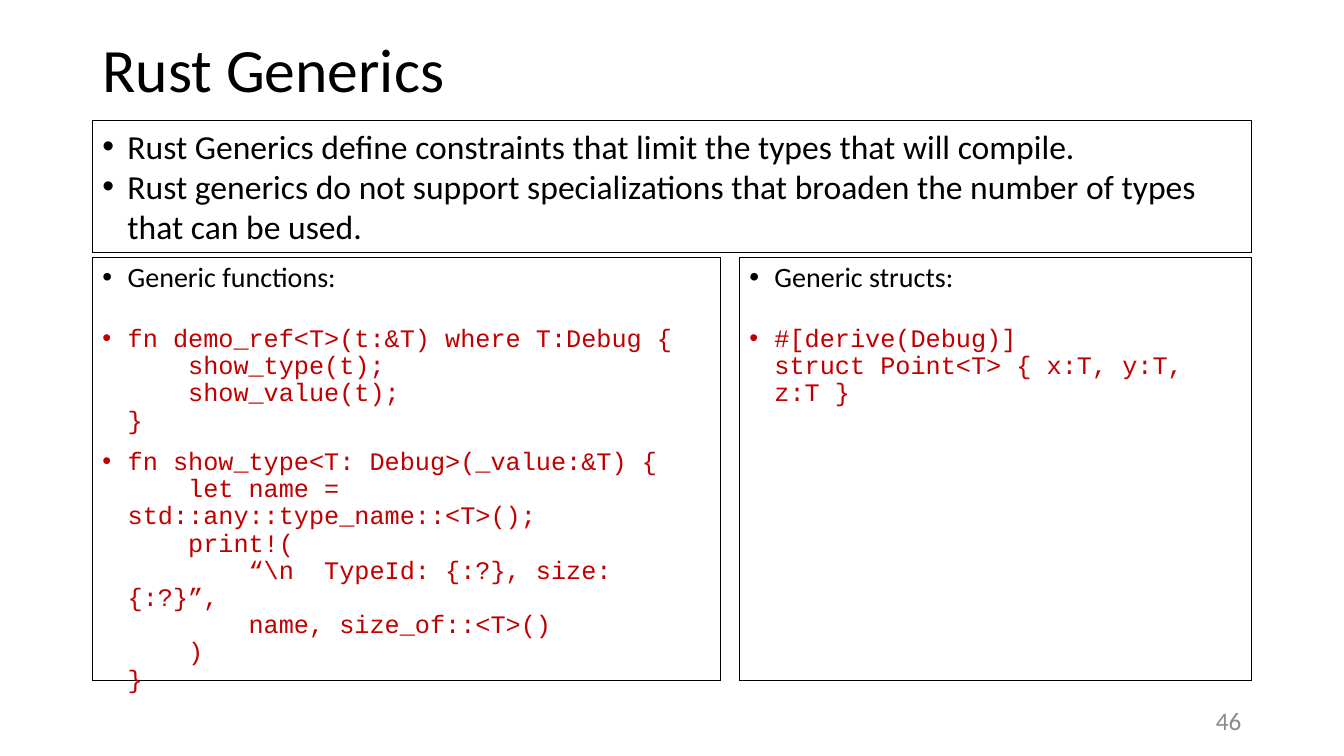
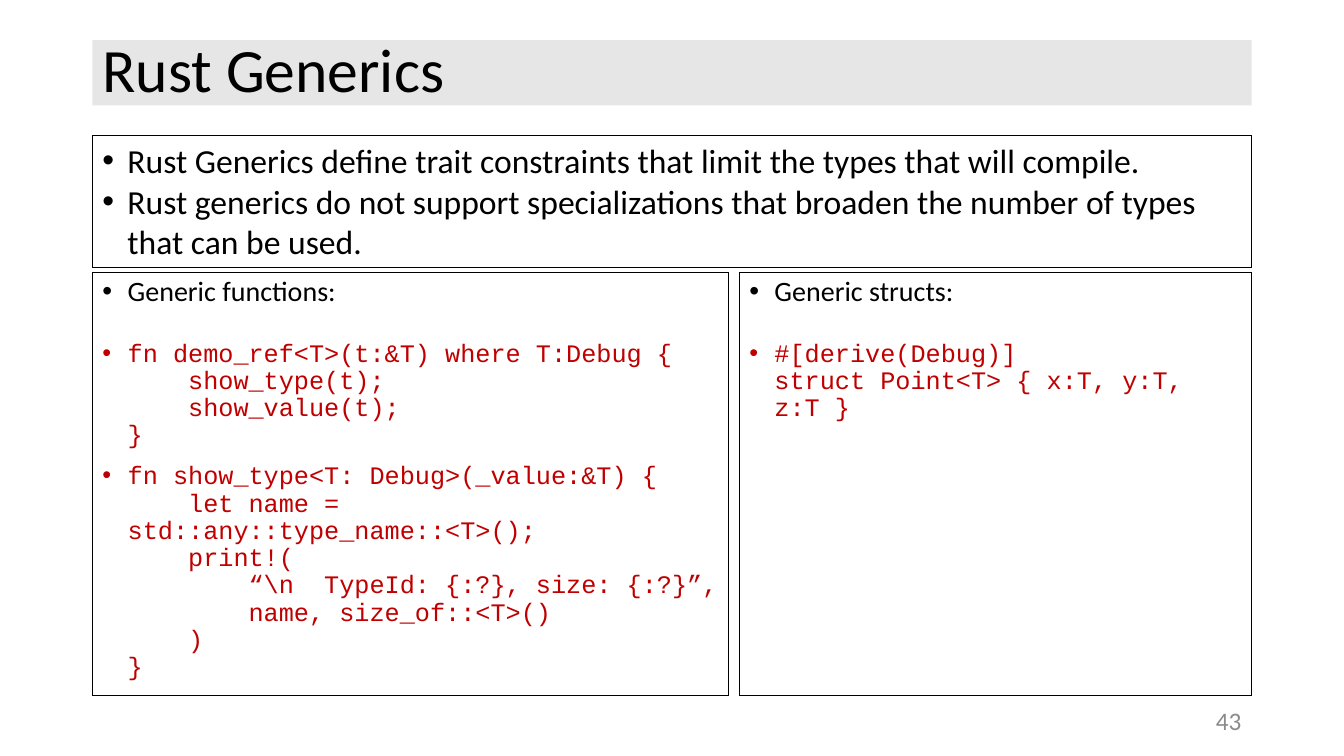
Before and after one commit to JimFawcett/JimFawcett.github.io, a slide deck: slide 43 of Resources/RustModels.pptx (slide 46 before the commit). Drawn at 1344x756 pixels with LibreOffice and Linux fonts; fonts in the diff are those of the drawing. Boxes give left, top, right and bottom in pixels: in the first picture for what was removed or moved away, otherwise in the second. Text is boxed around its words. In the diff, an @@ line names an element or a change of style, - is before the commit and + after.

Commit message:
reorganized and pruned RustModels presentation

```diff
--- a/Resources/RustModels.pptx
+++ b/Resources/RustModels.pptx
@@ title "Rust Generics": place and size @@
-title "Rust Generics" at [102, 49, 444, 93]
+title "Rust Generics" at [93, 40, 1252, 106]
@@ title "Rust Generics" at [93, 40, 1252, 106]: fill none to #E7E6E6 @@
@@ rectangle "Rust Generics define trait constraints ...": place and size @@
-rectangle "Rust Generics define trait constraints ..." at [93, 121, 1252, 253]
+rectangle "Rust Generics define trait constraints ..." at [93, 135, 1252, 267]
@@ text in rectangle at [127, 149, 1140, 179]: text changed @@
-• Rust Generics define constraints that limit the types that will compile.
+• Rust Generics define trait constraints that limit the types that will compile.
@@ text "Generic functions:": place and size @@
-text "Generic functions:" at [93, 258, 721, 682]
+text "Generic functions:" at [93, 272, 729, 696]
@@ text "Generic structs:": place and size @@
-text "Generic structs:" at [739, 258, 1251, 682]
+text "Generic structs:" at [739, 272, 1251, 696]
@@ page number at [1216, 714, 1242, 730]: text changed @@
-46
+43
```
Also in this commit, not shown: 18 other slides changed, 4 slides added, 12 slides removed, 1 other file.
